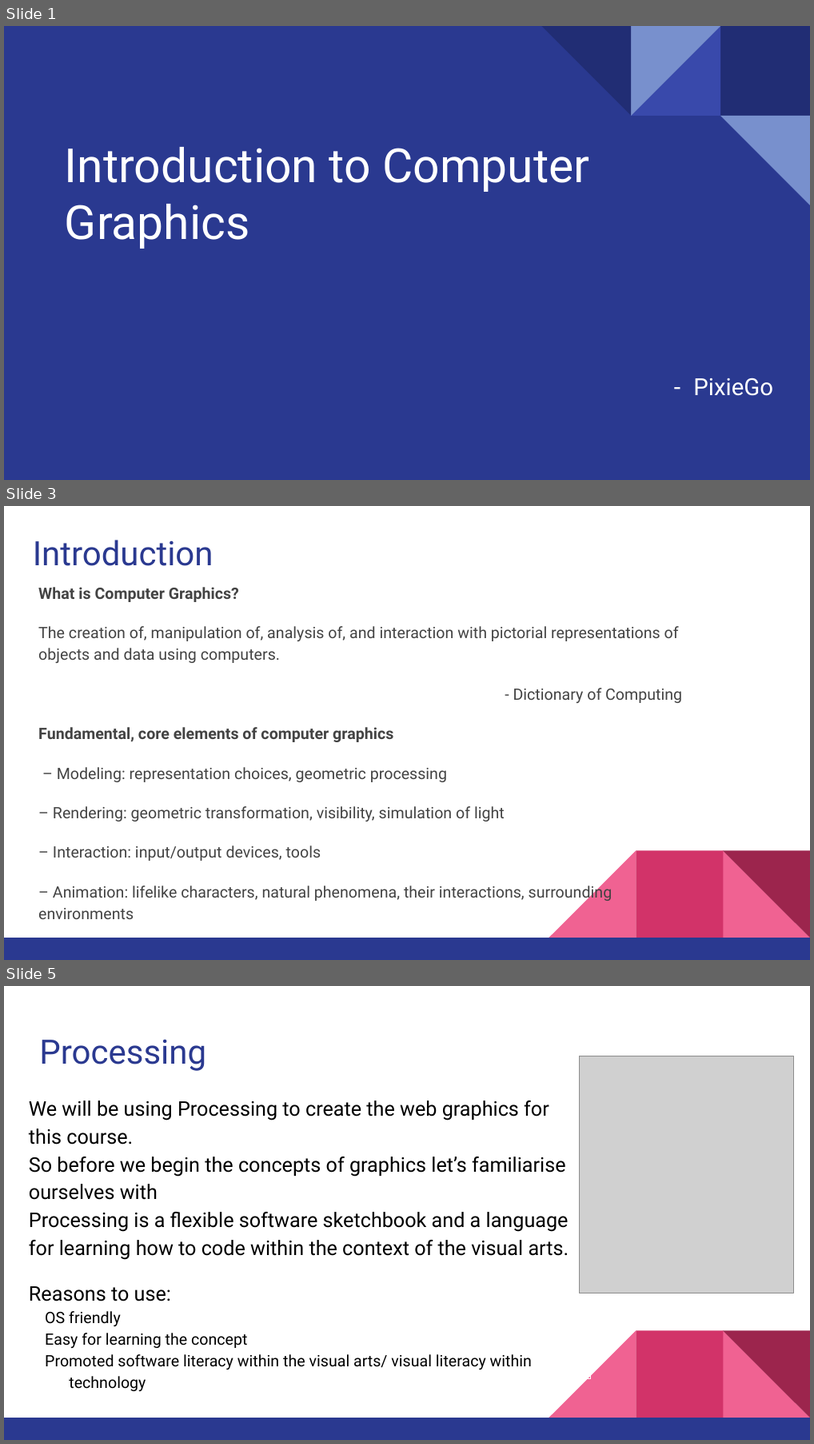
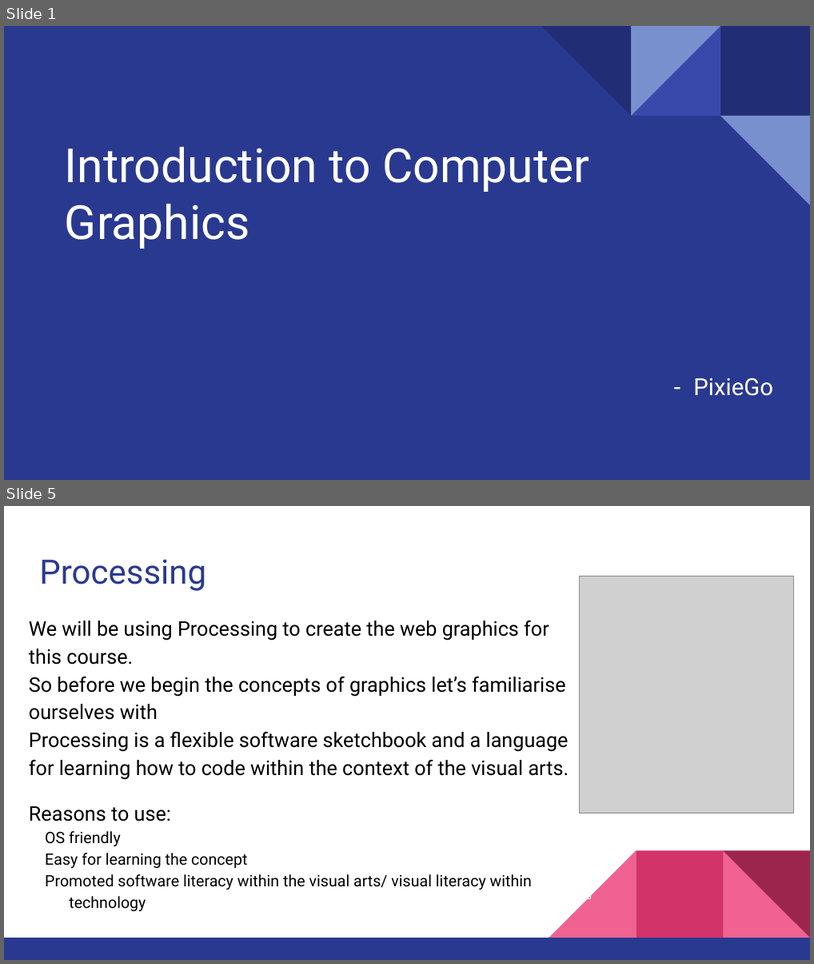
Before and after one commit to CodeChix-OpenSource/CodeChix-Technical-Curriculums, a slide deck: VMware-CodeHouse/PixieGo/Slides/Instructor_Curriculum.pptx. Shown one above the other, each under a label of ours: slides 1, 3 and 5 before the commit, slides 1 and 5 after it; the slides between them are not shown. The pictures are 814x1444 and 814x964 pixels, drawn with LibreOffice and Linux fonts; fonts in the diff are those of the drawing; grey boxes stand for pictures. Boxes give left, top, right and bottom in pixels: in the first picture for what was removed or moved away, otherwise in the second. Text is boxed around its words. In the diff, an @@ line names an element or a change of style, - is before the commit and + after.

```diff
--- a/VMware-CodeHouse/PixieGo/Slides/Instructor_Curriculum.pptx
+++ b/VMware-CodeHouse/PixieGo/Slides/Instructor_Curriculum.pptx
@@ slide 3 removed at bbox=[4, 506, 810, 960], background #FFFFFF; not listed: 5 template elements that a slide beside it also shows @@
@@ title removed at bbox=[33, 540, 214, 566] @@
-Introduction
@@ text removed at bbox=[38, 587, 682, 919] @@
-What is Computer Graphics?
-The creation of, manipulation of, analysis of, and interaction with pictorial representations of objects and data using computers.
-- Dictionary of Computing
-Fundamental, core elements of computer graphics
-– Modeling: representation choices, geometric processing
-– Rendering: geometric transformation, visibility, simulation of light
-– Interaction: input/output devices, tools
-– Animation: lifelike characters, natural phenomena, their interactions, surrounding environments
```
Also in this commit, not shown: 27 slides changed, 13 slides added, 9 other slides removed, 18 other files.
